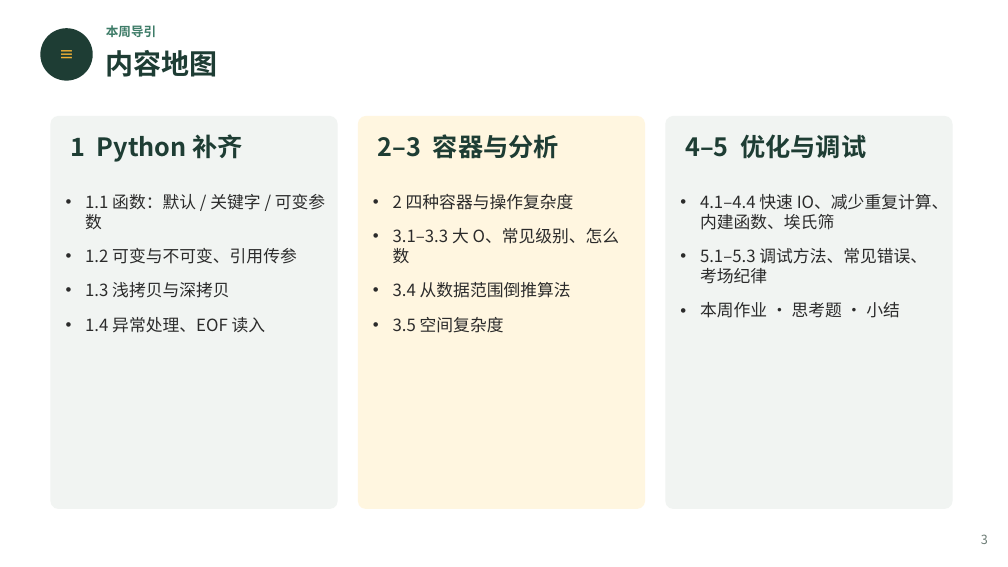
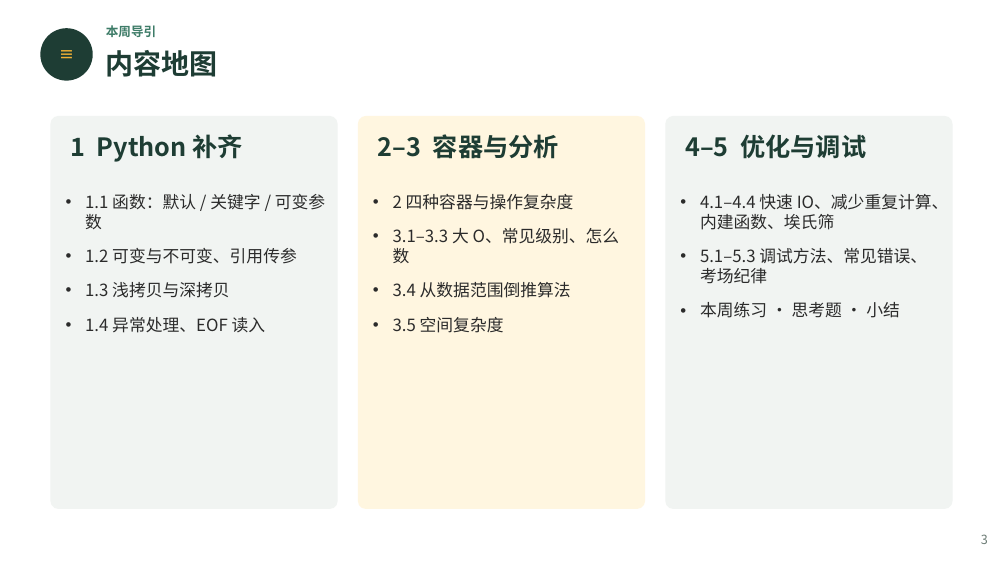
Before and after one commit to GMyhf/2026fall-cs101, a slide deck: slide 3 of courseware/202609_ADS_W04_Python_Basics_Algorithm_Analysis.pptx. Drawn at 1008x567 pixels with LibreOffice and Linux fonts; fonts in the diff are those of the drawing. Boxes give left, top, right and bottom in pixels: in the first picture for what was removed or moved away, otherwise in the second. Text is boxed around its words. In the diff, an @@ line names an element or a change of style, - is before the commit and + after.

Commit message:
17:24
W04 课件：措辞由「本周作业」改为「本周练习」（md 章节标题 + pptx 第 3/39/40 页）

```diff
--- a/courseware/202609_ADS_W04_Python_Basics_Algorithm_Analysis.pptx
+++ b/courseware/202609_ADS_W04_Python_Basics_Algorithm_Analysis.pptx
@@ text at [700,302,900,318]: text changed @@
-• 本周作业 · 思考题 · 小结
+• 本周练习 · 思考题 · 小结
```
Also in this commit, not shown: 2 other slides changed, 1 other file.
